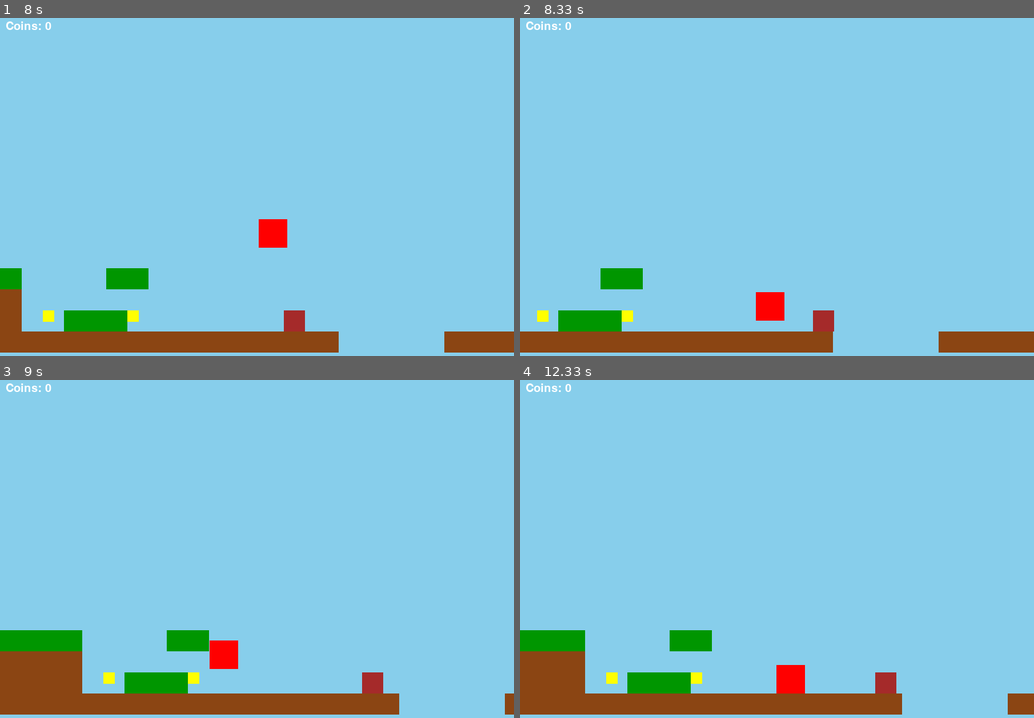
Above: before the commit, frames 1-4 (two rows, left to right).
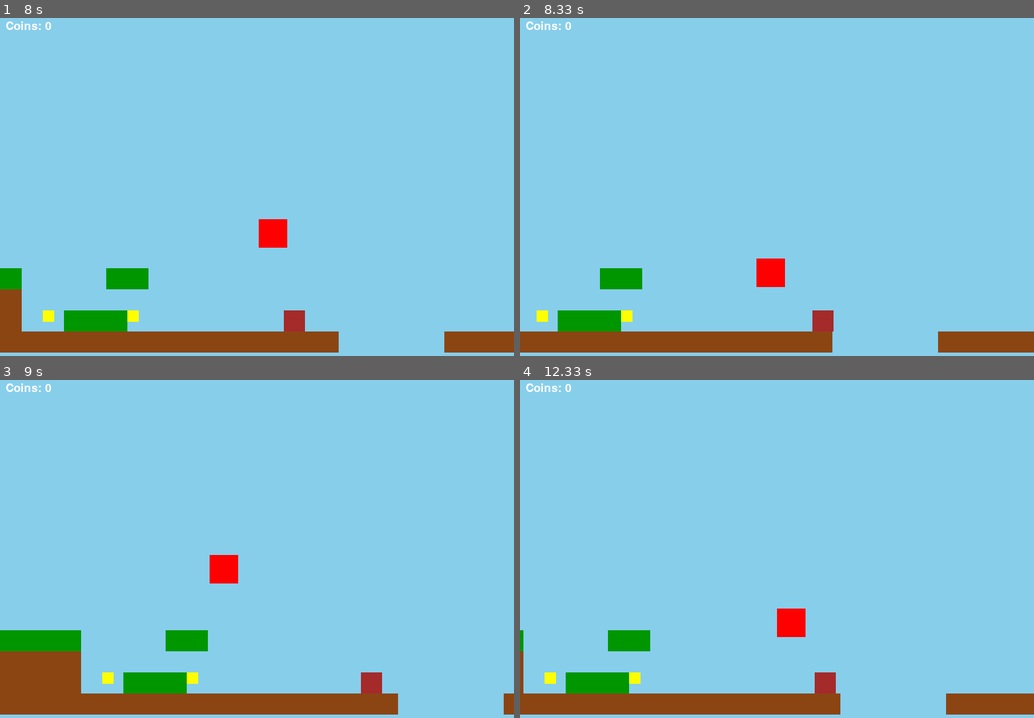
Above: after the commit, the same moments.

Repository: Graciano-B-L-Junior/Gamedevportfolio_pygame
Game: pygame game, started from 2 - Platform game/game.py
Same seed, same stepped clock (60 frames per second), same inputs: the game is played once before the commit and once after it.
Inputs:
- Up to frame 1 (8 s): hold Left 0.33-0.87 s; hold Left 0.9-1.3 s; tap Space at 0.97, 1.27, 1.4, 1.8, 2.1, 2.47, 2.77, 2.97, 3.27, 3.47, 3.8, 4.1, 4.3, 4.6, 4.87, 5.17, 5.3, 5.7, 6, 6.37, 6.67, 6.87, 7.17, 7.37, 7.7 s; hold Up 1.33-1.7 s; hold Right 1.73-2.37 s; hold Left 2.4-2.87 s; hold Right 2.9-3.37 s; hold Up 3.4-3.7 s; hold Right 3.73-4.2 s; hold Left 4.23-4.77 s; hold Left 4.8-5.2 s; hold Up 5.23-5.6 s; hold Right 5.63-6.27 s; hold Left 6.3-6.77 s; hold Right 6.8-7.27 s; hold Up 7.3-7.6 s; hold Right from 7.63 s (still down)
- Up to frame 2 (8.33 s): tap Space at 8, 8.2 s; release Right at 8.1 s; hold Left from 8.13 s (still down)
- Up to frame 3 (9 s): tap Space at 8.5, 8.77 s; release Left at 8.67 s; hold Left from 8.7 s (still down)
- Up to frame 4 (12.33 s): tap Space at 9.07, 9.6, 9.9, 10.27, 10.57, 10.77, 11.07, 11.27, 11.6, 11.9, 12.1 s; release Left at 9.1 s; hold Right 9.53-10.17 s; hold Left 10.2-10.67 s; hold Right 10.7-11.17 s; hold Up 11.2-11.5 s; hold Right 11.53-12 s; hold Left from 12.03 s (still down)

Frame 1 is identical in both runs. In frame 2, 1.0% of the frame differs, in the area x 3-82%, y 71-99%; in frame 3, 1.1%; in frame 4, 7.6%, in the area x 0-95%, y 67-99%.

Commit message:
Refactor Player class; streamline knockback logic and remove redundant variables

Diff:
--- a/2 - Platform game/player.py
+++ b/2 - Platform game/player.py
@@ -13,10 +13,7 @@
         self.jump_force = -20
         self.maximum_fall_speed = 10
         self.health = 3
-        self.knockback_force = 10
-        self.hit_horizontal_positive = False
-        self.hit_horizontal_negative = False
-        self.apply_vertical_force_knock_back_hit = False
+        self.knockback_impulse = 10
 
         self.rect = pygame.Rect(self.x, self.y, self.width, self.height)
         self.color = (255, 0, 0)
@@ -87,13 +84,6 @@
                 if self.vx > 0: self.vx = 0
         self.vx = max(-self.max_speed, min(self.max_speed, self.vx))
 
-        if self.hit_horizontal_positive:
-            self.vx += self.knockback_force
-            self.hit_horizontal_positive = False
-        elif self.hit_horizontal_negative:
-            self.vx -= self.knockback_force
-            self.hit_horizontal_negative = False
-
     def _apply_vertical_movement(self, delta_time):
         # Jump logic
         if self.buffer_jump > 0 and (self.on_ground or self.coyote_time > 0):
@@ -108,9 +98,6 @@
 
         # Gravity
         self.vy += self.gravity * delta_time
-        if self.apply_vertical_force_knock_back_hit:
-            self.vy -= self.knockback_force
-            self.apply_vertical_force_knock_back_hit = False
         self.vy = min(self.vy, self.maximum_fall_speed)
 
     def handle_horizontal_collisions(self, other_rects):
@@ -158,13 +145,14 @@
         self._enforce_screen_boundaries()
 
     def knock_back_hit(self, enemy_rect):
-        if self.rect.centerx < enemy_rect.centerx:
-            self.hit_horizontal_negative = True
+        # Aplica um impulso vertical para cima
+        self.vy = -self.knockback_impulse
+
+        # Aplica um impulso horizontal para longe do inimigo
+        if self.rect.centerx < enemy_rect.centerx: # Inimigo à direita
+            self.vx = -self.knockback_impulse
         else:
-            self.hit_horizontal_positive = True
-
-        self.apply_vertical_force_knock_back_hit = True
-
+            self.vx = self.knockback_impulse
 
     def update_collected_coins(self, qty):
         self.coins_collected += qty
